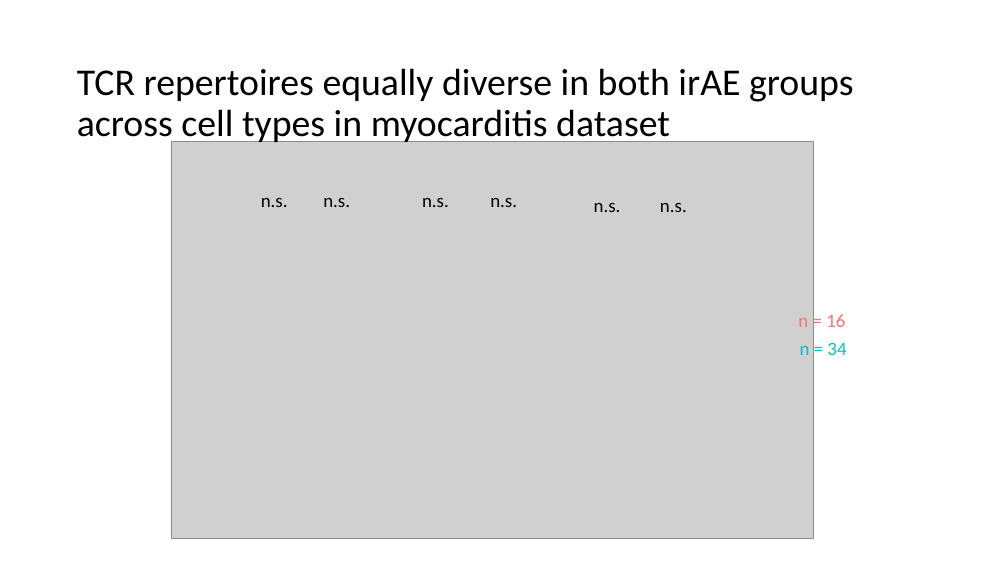
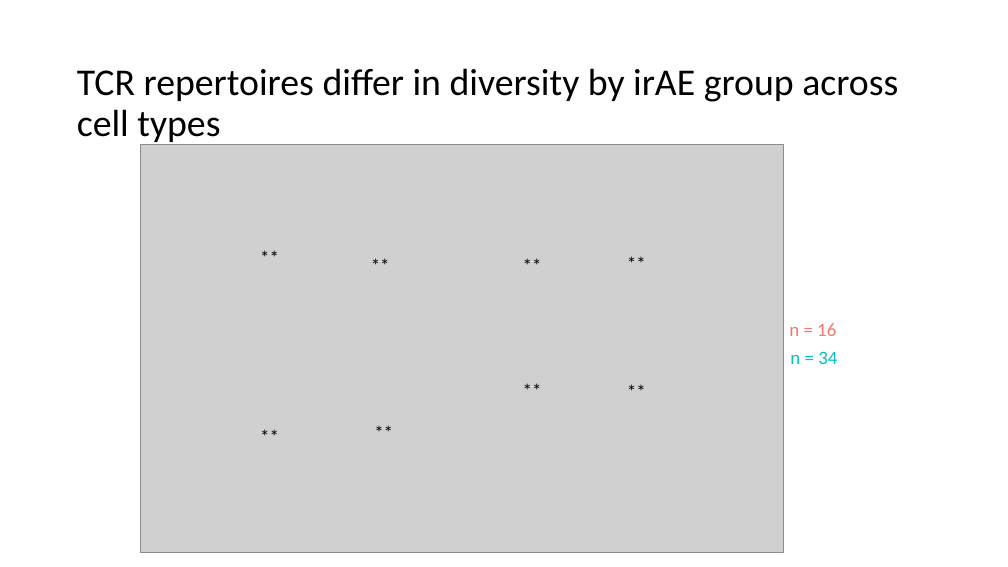
Before and after one commit to tybottorff/bottorffdocs, a slide deck: slide 11 of linsley_postdoc/presentations/weekly_meetings/11_16_23.pptx (slide 7 before the commit). Drawn at 1008x567 pixels with LibreOffice and Linux fonts; fonts in the diff are those of the drawing; grey boxes stand for pictures. Boxes give left, top, right and bottom in pixels: in the first picture for what was removed or moved away, otherwise in the second. Text is boxed around its words. In the diff, an @@ line names an element or a change of style, - is before the commit and + after.

```diff
--- a/linsley_postdoc/presentations/weekly_meetings/11_16_23.pptx
+++ b/linsley_postdoc/presentations/weekly_meetings/11_16_23.pptx
@@ title at box(77, 68, 898, 146): text changed @@
-TCR repertoires equally diverse in both irAE groups across cell types in myocarditis dataset
+TCR repertoires differ in diversity by irAE group across cell types
@@ picture: place and size @@
-picture at box(171, 141, 814, 538)
+picture at box(141, 144, 783, 553)
@@ text removed at box(261, 198, 288, 207) @@
-n.s.
@@ text removed at box(323, 198, 350, 207) @@
-n.s.
@@ text removed at box(422, 198, 449, 207) @@
-n.s.
@@ text removed at box(490, 198, 517, 207) @@
-n.s.
@@ text removed at box(594, 203, 621, 212) @@
-n.s.
@@ text removed at box(660, 203, 687, 212) @@
-n.s.
@@ text added at box(253, 242, 287, 272), 18 pt, text #000000 @@
+**
@@ text added at box(364, 250, 398, 280), 18 pt, text #000000 @@
+**
@@ text added at box(516, 250, 550, 280), 18 pt, text #000000 @@
+**
@@ text added at box(619, 247, 653, 278), 18 pt, text #000000 @@
+**
@@ text "n = 16": place and size @@
-text "n = 16" at box(798, 314, 845, 327)
+text "n = 16" at box(789, 323, 836, 336)
@@ text "n = 34": place and size @@
-text "n = 34" at box(800, 342, 846, 355)
+text "n = 34" at box(790, 351, 837, 364)
@@ text added at box(516, 375, 550, 405), 18 pt, text #000000 @@
+**
@@ text added at box(619, 376, 653, 406), 18 pt, text #000000 @@
+**
@@ text added at box(367, 417, 401, 448), 18 pt, text #000000 @@
+**
@@ text added at box(253, 421, 287, 451), 18 pt, text #000000 @@
+**
```
Also in this commit, not shown: 3 slides added, 1 other file.
